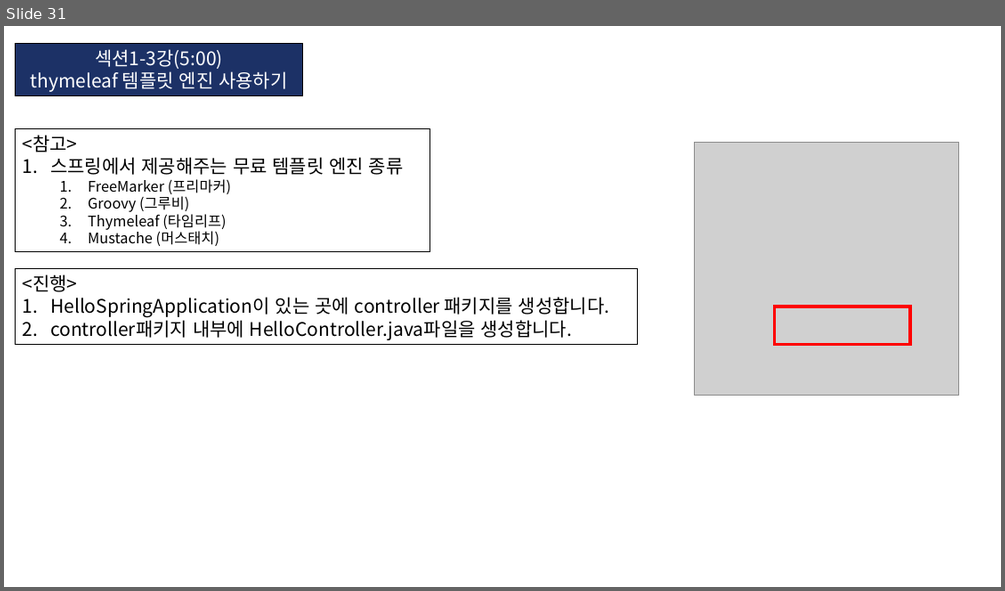
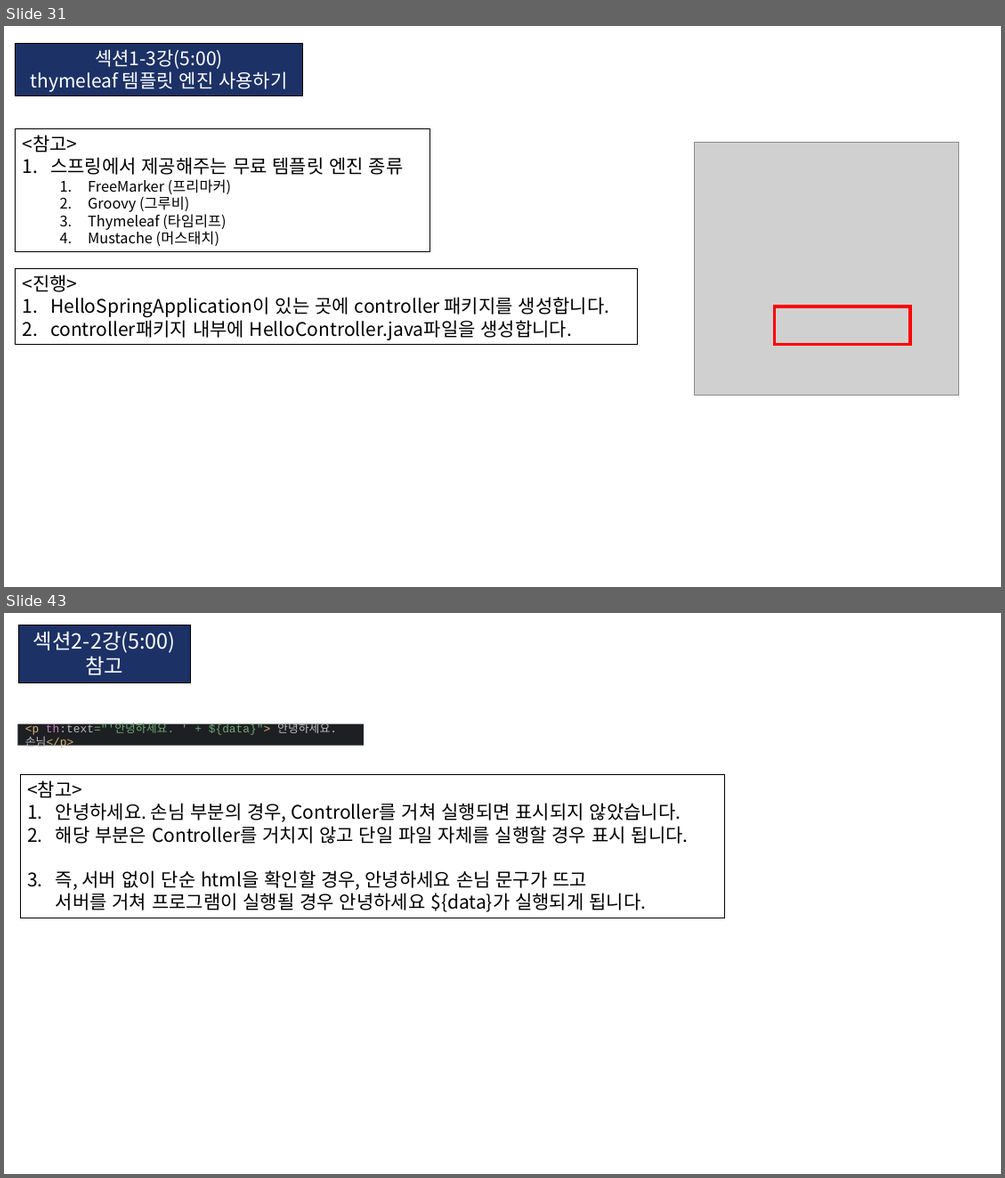
Before and after one commit to KIM-BEOMSOO/study, a slide deck: 00.공부 정리(최종)/12.Spring-Boot/03.인프런_김영한_스프링 입문/01.인프런_깅영한_Spring-Boot.pptx. Shown one above the other, each under a label of ours: slide 31 before the commit, slides 31 and 43 after it; the slides between them are not shown. The pictures are 1005x591 and 1005x1178 pixels, drawn with LibreOffice and Linux fonts; fonts in the diff are those of the drawing; grey boxes stand for pictures. Boxes give left, top, right and bottom in pixels: in the first picture for what was removed or moved away, otherwise in the second. Text is boxed around its words. In the diff, an @@ line names an element or a change of style, - is before the commit and + after.

```diff
--- a/00.공부 정리(최종)/12.Spring-Boot/03.인프런_김영한_스프링 입문/01.인프런_깅영한_Spring-Boot.pptx
+++ b/00.공부 정리(최종)/12.Spring-Boot/03.인프런_김영한_스프링 입문/01.인프런_깅영한_Spring-Boot.pptx
@@ slide 43 added at (x1=4, y1=613, x2=1001, y2=1174), background #FFFFFF @@
@@ rectangle added at (x1=18, y1=625, x2=191, y2=682), fill #1C3166, outline #000000 0.75 pt, 20 pt, text #FFFFFF @@
+섹션2-2강(5:00)
+참고
@@ rectangle added at (x1=17, y1=723, x2=364, y2=746), fill #1E1F22, 11 pt, text #6AAB73 @@
+<p th:text="'안녕하세요. ' + ${data}"> 안녕하세요. 손님</p>
@@ rectangle added at (x1=20, y1=774, x2=726, y2=918), outline #000000 0.75 pt, 18 pt, text #000000 @@
+<참고>
+1. 안녕하세요. 손님 부분의 경우, Controller를 거쳐 실행되면 표시되지 않았습니다.
+2. 해당 부분은 Controller를 거치지 않고 단일 파일 자체를 실행할 경우 표시 됩니다.
+3. 즉, 서버 없이 단순 html을 확인할 경우, 안녕하세요 손님 문구가 뜨고
+   서버를 거쳐 프로그램이 실행될 경우 안녕하세요 ${data}가 실행되게 됩니다.
```
Also in this commit, not shown: 2 slides changed, 22 other slides added.
